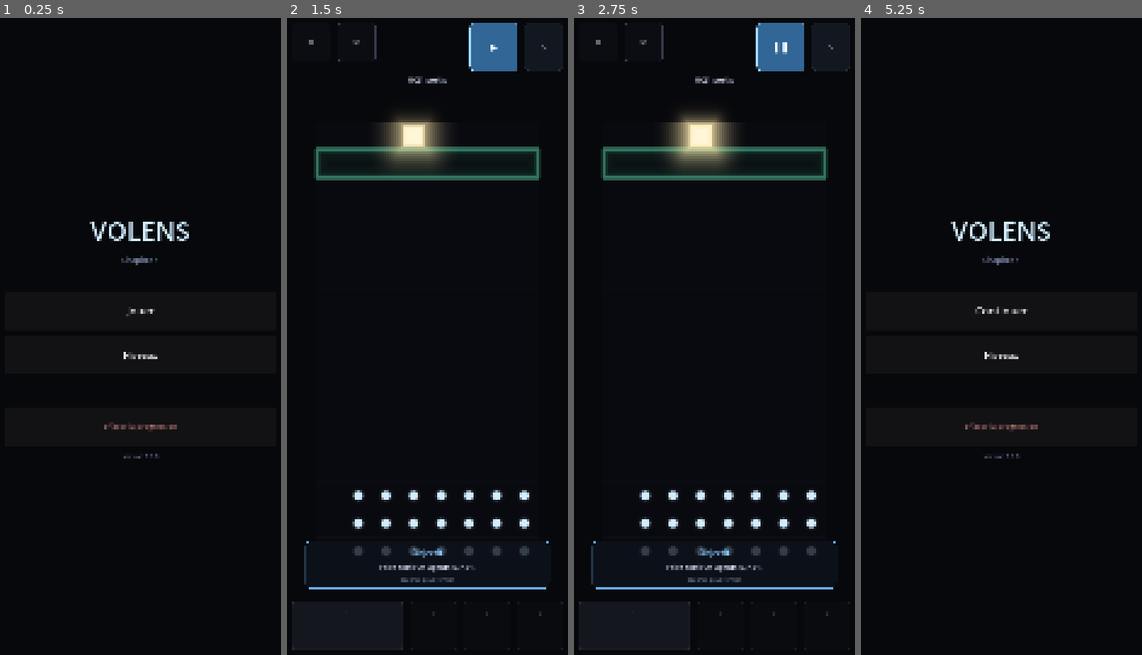
Above: before the commit, frames 1-4 (left to right).
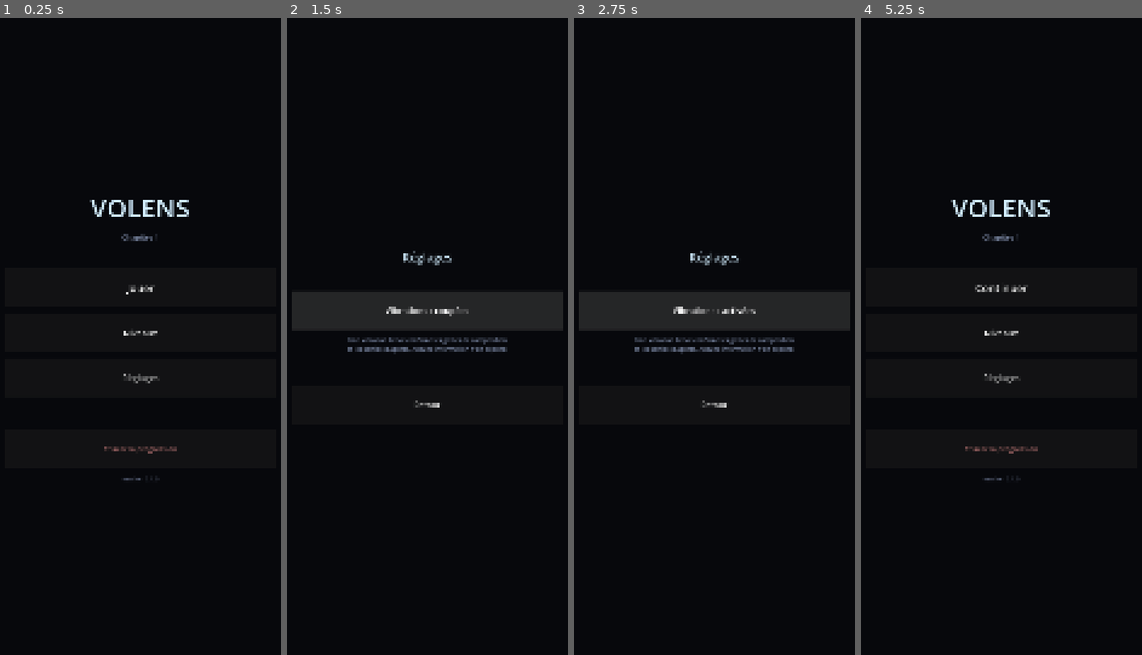
Above: after the commit, the same moments.

Repository: HelloIAmRomain/Volens
Game: Godot game, scene res://game/ui/app.tscn
The game is run twice, just before and just after one commit, with the same random seed, the same clock (stepped at 60 frames per second) and the same inputs.
Inputs (mouse positions are in pixels of both pictures, inside the frame that each line leads up to):
- Up to frame 1 (0.25 s): no input
- Up to frame 2 (1.5 s): click (427, 381) at 0.5 s, where only the run after the commit has a clickable "Réglages"; click (427, 311) at 1.25 s, where only the run after the commit has a clickable "Vibrations : activées"
- Up to frame 3 (2.75 s): click (714, 311) at 2 s, where only the run after the commit has a clickable "Vibrations : coupées"
- Up to frame 4 (5.25 s): click (1001, 406) at 2.75 s, where only the run after the commit has a clickable "Retour"; click (1001, 285) at 3.5 s, where only the run after the commit has a clickable "Jouer"; click "✕" at 4.25 s; click "Retour" at 5 s

The runs differ from the first frame. In frame 1, 2.1% of the frame differs, in the area x 31-68%, y 28-73%; in frame 2, 14%; in frame 3, 14%, in the area x 1-99%, y 0-100%; in frame 4, 2.2%.

Commit message:
fix(ui): slots devient une source de verite unique, et l'haptique se coupe
INVARIANT N.11 : slots se lit par LevelSpec.open_slots(), dans core/, et
nulle part ailleurs. Fermer les rangs excedentaires reglait le cas de
ch1_02 ; ceci regle la classe.

La breche etait plus grave que je ne l'avais dit : si le joueur atteint
un espace non enumere, expected_wins devient FAUX et N_win cesse d'etre
une propriete du niveau. expected_wins = 1 sur ch1_02 veut dire « une
seule pile gagne, et c'est l'ordre qui decide » — toute la lecon tombe
avec le chiffre.

LevelSpec vit dans core/sim/ parce que le validateur (tools/) et le jeu
(game/) n'ont que core/ comme ancetre commun autorise.

Trois tests sur tout le catalogue : les rangs ouverts egalent la
longueur maximale reellement enumeree ; toute pile que l'interface peut
produire appartient a l'espace enumere ; la cle slots ne se lit nulle
part ailleurs.

Haptique : ecran de reglages minimal, un seul reglage. Livrer une
vibration qu'un testeur ne peut pas couper est un defaut, pas un
manque. L'option « desactivee par defaut » est ecartee : elle prive les
testeurs de la seule chose qu'on veut leur faire juger.

Le test de couverture du harnais decouvre desormais les ecrans dans
game/ui/ au lieu de les enumerer a la main — un garde-fou qu'il faut
penser a mettre a jour ne garde rien.

Diff:
--- /dev/null
+++ b/core/sim/level_spec.gd
@@ -0,0 +1,39 @@
+class_name LevelSpec
+extends RefCounted
+## SOURCE DE VÉRITÉ UNIQUE des contraintes qu'un niveau impose à la pile.
+##
+## POURQUOI CE FICHIER EXISTE, et pourquoi il est dans `core/`.
+##
+## `slots` était lu à deux endroits : le validateur, pour énumérer l'espace
+## des piles, et l'écran de jeu, pour ouvrir des rangs. Deux lectures, donc
+## deux vérités possibles — et c'est arrivé : l'écran offrait quatre rangs sur
+## un niveau qui en déclare deux.
+##
+## LA BRÈCHE N'EST PAS COSMÉTIQUE. Si le joueur atteint une pile que le
+## validateur n'a jamais énumérée, alors `expected_wins` ne décrit plus ce que
+## le joueur peut faire : **N_win cesse d'être une propriété du niveau** pour
+## devenir une propriété d'un sous-ensemble arbitraire. `expected_wins = 1`
+## sur ch1_02 signifie « une seule pile gagne, et c'est la leçon » — la
+## phrase devient fausse dès qu'une pile non comptée existe. Ce n'est pas un
+## défaut d'affichage : c'est la leçon du niveau qui s'effondre.
+##
+## D'où l'unique lecture. Le validateur vit dans `tools/`, le jeu dans
+## `game/`, et ces deux-là n'ont qu'un ancêtre commun autorisé : `core/`
+## (règles de dépendance 3 et 4, docs/ARCHITECTURE.md). C'est donc ici, et nulle part
+## ailleurs, que `slots` se lit.
+##
+## `core/sim/` porte déjà le schéma des données de niveau — `SimCore.load_level`
+## en consomme le même dictionnaire. Le fichier n'importe rien, ne lit aucun
+## fichier, ne contient ni flottant ni horloge : les invariants de pureté
+## tiennent.
+
+## Plafond absolu de la pile [RG-05]. Aucun niveau ne peut en offrir plus.
+const MAX_SLOTS := 4
+
+## Nombre de rangs qu'un niveau OUVRE réellement.
+##
+## Sans clé `slots`, on retombe sur le plafond — c'est le comportement
+## historique, et il reste juste : un niveau qui ne déclare rien offre la pile
+## entière, et le validateur énumère la pile entière.
+static func open_slots(level_data: Dictionary) -> int:
+	return clampi(int(level_data.get("slots", MAX_SLOTS)), 1, MAX_SLOTS)
--- a/game/bench/screenshots.gd
+++ b/game/bench/screenshots.gd
@@ -61,6 +61,11 @@
 	_app._open_select()
 	await _shot("02-selecteur")
 
+	# Réglages : un seul réglage, et il doit se lire dans le TEXTE (ENF-20).
+	_app._open_menu()
+	_app._open_settings()
+	await _shot("10-reglages")
+
 	var game := _app._open_game("ch1_01", false)
 	await _shot("03-objectif-ouverture")
 	game._hide_objective_panel()
--- a/game/ui/app.gd
+++ b/game/ui/app.gd
@@ -9,7 +9,7 @@
 ## l'application. Au lancement, une session valide rouvre directement le
 ## niveau, **en pause**, au tick exact : aucun écran intermédiaire.
 
-enum Screen { MENU, SELECT, GAME, SUMMARY }
+enum Screen { MENU, SELECT, GAME, SUMMARY, SETTINGS }
 
 var progress: Progress
 var session: Session
@@ -56,12 +56,19 @@
 	var menu := MenuScreen.new()
 	menu.play_requested.connect(_on_play_requested)
 	menu.select_requested.connect(_open_select)
+	menu.settings_requested.connect(_open_settings)
 	menu.reset_requested.connect(_on_reset_requested)
 	# L'écran entre dans l'arbre AVANT d'être configuré : des ancres posées
 	# hors de l'arbre sont perdues, et le contenu retombe sur sa taille
 	# minimale — d'où une colonne collée en haut à gauche.
 	_swap(menu, Screen.MENU)
 	menu.setup(progress, session)
+
+func _open_settings() -> void:
+	var screen := SettingsScreen.new()
+	screen.back_requested.connect(_open_menu)
+	_swap(screen, Screen.SETTINGS)
+	screen.setup(settings)
 
 func _open_select() -> void:
 	var select := LevelSelectScreen.new()
--- a/game/ui/game_screen.gd
+++ b/game/ui/game_screen.gd
@@ -82,7 +82,9 @@
 	_allowed = []
 	for v in level_data.get("allowed_rules", [1]):
 		_allowed.append(int(v))
-	_open_slots = clampi(int(level_data.get("slots", UiMetrics.SLOT_COUNT)), 1, UiMetrics.SLOT_COUNT)
+	# LECTURE UNIQUE, partagée avec le validateur (`LevelSpec`). Toute autre
+	# lecture de la clé `slots` est un défaut : voir invariant n°11.
+	_open_slots = LevelSpec.open_slots(level_data)
 	for i in range(_slots.size()):
 		_slots[i].set_locked(i >= _open_slots)
 	_stack = []
--- a/game/ui/menu_screen.gd
+++ b/game/ui/menu_screen.gd
@@ -1,12 +1,16 @@
 class_name MenuScreen
 extends Control
-## Menu principal : titre, Jouer / Continuer, numéro de version, remise à
-## zéro. **Rien d'autre** — le périmètre est fermé (carnet, 6 août 2026).
+## Menu principal : titre, Jouer / Continuer, Niveaux, Réglages, numéro de
+## version, remise à zéro. **Rien d'autre** — le périmètre est fermé
+## (carnet, 6 août 2026). « Réglages » y entre le 8 août pour une seule
+## raison : ENF-24 exige que le retour haptique soit désactivable, et il ne
+## l'était pas. Une exigence, pas un élargissement.
 ##
 ## Aucun compteur culpabilisant, aucun badge d'appel (P2).
 
 signal play_requested
 signal select_requested
+signal settings_requested
 signal reset_requested
 
 var _progress: Progress
@@ -56,6 +60,10 @@
 	levels.pressed.connect(func() -> void: select_requested.emit())
 	column.add_child(levels)
 
+	var settings := _make_button("Réglages", 32)
+	settings.pressed.connect(func() -> void: settings_requested.emit())
+	column.add_child(settings)
+
 	column.add_child(_spacer(UiMetrics.GAP * 3))
 
 	_reset_button = _make_button("Effacer la progression", 26)
--- /dev/null
+++ b/game/ui/settings_screen.gd
@@ -0,0 +1,94 @@
+class_name SettingsScreen
+extends Control
+## Réglages — **un seul réglage pour l'instant**, et c'est délibéré.
+##
+## POURQUOI CET ÉCRAN EXISTE MAINTENANT. Le retour haptique était implémenté,
+## persistant, et **impossible à couper depuis le jeu**. Livrer une vibration
+## qu'un testeur ne peut pas arrêter n'est pas une fonctionnalité incomplète :
+## c'est un défaut. ENF-24 exige « présent mais désactivable » — la seconde
+## moitié n'était pas rendue.
+##
+## L'autre issue était de désactiver l'haptique par défaut jusqu'à ce qu'un
+## écran existe. Écartée : elle prive les testeurs de la seule chose qu'on
+## veut leur faire juger. On rend donc le réglage, pas le silence.
+##
+## RIEN D'AUTRE N'ENTRE ICI sans demande explicite. Le mouvement réduit
+## (ENF-23) est déjà porté par `Settings` et honoré par les shaders, mais il
+## n'est pas exposé : un écran de réglages qui grossit tout seul est la porte
+## d'entrée habituelle du sentiment de configuration obligatoire (P2).
+
+signal back_requested
+
+var _settings: Settings
+var _toggle: Button
+
+func setup(settings: Settings) -> void:
+	_settings = settings
+	_build()
+
+func _build() -> void:
+	set_anchors_and_offsets_preset(Control.PRESET_FULL_RECT)
+
+	var column := VBoxContainer.new()
+	column.alignment = BoxContainer.ALIGNMENT_CENTER
+	column.add_theme_constant_override("separation", int(UiMetrics.GAP))
+	add_child(column)
+	column.set_anchors_and_offsets_preset(Control.PRESET_FULL_RECT,
+		Control.PRESET_MODE_MINSIZE, int(UiMetrics.MARGIN))
+
+	var title := Label.new()
+	title.text = "Réglages"
+	title.horizontal_alignment = HORIZONTAL_ALIGNMENT_CENTER
+	title.add_theme_font_size_override("font_size", 44)
+	title.add_theme_color_override("font_color", ViewPalette.AGENT_PLAIN)
+	column.add_child(title)
+
+	column.add_child(_spacer(UiMetrics.GAP * 2))
+
+	_toggle = Button.new()
+	_toggle.custom_minimum_size = Vector2(UiMetrics.MIN_TOUCH_TARGET, UiMetrics.MIN_TOUCH_TARGET)
+	_toggle.add_theme_font_size_override("font_size", 32)
+	_toggle.pressed.connect(_on_toggle)
+	column.add_child(_toggle)
+
+	var note := Label.new()
+	note.text = "Une vibration brève confirme les gestes de composition\net les sorties d'agents. Aucune information n'en dépend."
+	note.horizontal_alignment = HORIZONTAL_ALIGNMENT_CENTER
+	note.autowrap_mode = TextServer.AUTOWRAP_WORD_SMART
+	note.add_theme_font_size_override("font_size", 22)
+	note.add_theme_color_override("font_color", Color(0.48, 0.53, 0.64))
+	column.add_child(note)
+
+	column.add_child(_spacer(UiMetrics.GAP * 3))
+
+	var back := Button.new()
+	back.text = "Retour"
+	back.custom_minimum_size = Vector2(UiMetrics.MIN_TOUCH_TARGET, UiMetrics.MIN_TOUCH_TARGET)
+	back.add_theme_font_size_override("font_size", 30)
+	back.pressed.connect(func() -> void: back_requested.emit())
+	column.add_child(back)
+
+	_refresh()
+
+func _on_toggle() -> void:
+	_settings.set_haptics(not _settings.haptics)
+	_refresh()
+	# Le réglage se PROUVE au doigt : allumer déclenche une impulsion,
+	# éteindre n'en déclenche aucune. C'est la seule façon de vérifier un
+	# retour haptique sans notice.
+	if _settings.haptics:
+		Haptics.select()
+
+func _refresh() -> void:
+	if _toggle == null:
+		return
+	# L'état se lit dans le TEXTE, pas dans une nuance de fond : ENF-20
+	# interdit qu'une information tienne à la seule couleur.
+	_toggle.text = "Vibrations : activées" if _settings.haptics else "Vibrations : coupées"
+	_toggle.add_theme_color_override("font_color",
+		ViewPalette.AGENT_PLAIN if _settings.haptics else Color(0.55, 0.59, 0.68))
+
+func _spacer(height: float) -> Control:
+	var c := Control.new()
+	c.custom_minimum_size = Vector2(0, height)
+	return c
--- a/game/ui/ui_metrics.gd
+++ b/game/ui/ui_metrics.gd
@@ -46,7 +46,10 @@
 
 const MARGIN := 36.0
 const GAP := 24.0
-const SLOT_COUNT := 4  # RG-05 : la pile compte quatre emplacements
+## RG-05. Dérivé, jamais redéclaré : `LevelSpec` fixe le plafond, et une
+## interface qui compterait ses rangs autrement rouvrirait la brèche que
+## l'invariant n°11 vient de fermer.
+const SLOT_COUNT := LevelSpec.MAX_SLOTS
 
 ## Marges de zone sûre (encoches, barre gestuelle). Sur ordinateur la zone
 ## sûre couvre toute la fenêtre : la fonction est alors sans effet.
--- a/tests/ui/test_screen_layout.gd
+++ b/tests/ui/test_screen_layout.gd
@@ -70,6 +70,14 @@
 	await _settle()
 	_assert_fills(screen, "SummaryScreen (défaite)")
 
+func test_settings_screen_fills_its_parent() -> void:
+	var host := _host()
+	var screen := SettingsScreen.new()
+	host.add_child(screen)
+	screen.setup(Settings.new())
+	await _settle()
+	_assert_fills(screen, "SettingsScreen")
+
 func test_game_screen_fills_its_parent() -> void:
 	var host := _host()
 	var screen := GameScreen.new()
@@ -81,13 +89,48 @@
 
 ## Le harnais de captures doit couvrir TOUS les écrans du jeu : c'est lui qui
 ## sert de preuve, il ne peut pas en oublier un.
+##
+## LA LISTE N'EST PLUS ÉCRITE À LA MAIN. Elle l'était, et c'était la même
+## faiblesse que celle qui avait laissé passer l'écran de bilan : un garde-fou
+## qu'il faut penser à mettre à jour ne garde rien. Les écrans sont maintenant
+## DÉCOUVERTS dans `game/ui/`, et tout écran non déclaré ici fait échouer le
+## test — impossible d'en ajouter un en silence.
+const CAPTURE_MARKERS := {
+	"MenuScreen": ["01-menu"],
+	"LevelSelectScreen": ["02-selecteur"],
+	"GameScreen": ["05-nuee"],
+	"SummaryScreen": ["08-bilan", "09-bilan"],
+	"SettingsScreen": ["10-reglages"],
+}
+
+func _declared_screens() -> Array[String]:
+	var found: Array[String] = []
+	var dir := DirAccess.open("res://game/ui")
+	if dir == null:
+		return found
+	dir.list_dir_begin()
+	var entry := dir.get_next()
+	while entry != "":
+		if entry.ends_with(".gd"):
+			var text := FileAccess.get_file_as_string("res://game/ui/" + entry)
+			for line in text.split("\n"):
+				if line.begins_with("class_name ") and line.strip_edges().ends_with("Screen"):
+					found.append(line.substr(11).strip_edges())
+		entry = dir.get_next()
+	dir.list_dir_end()
+	found.sort()
+	return found
+
+func test_every_screen_of_the_game_is_declared_here() -> void:
+	var declared := _declared_screens()
+	assert_gt(declared.size(), 0, "aucun écran découvert — le balayage est cassé")
+	for screen_name in declared:
+		assert_true(CAPTURE_MARKERS.has(screen_name),
+			"%s existe dans game/ui/ mais n'est ni capturé ni déclaré ici" % screen_name)
+
 func test_the_screenshot_harness_covers_every_screen() -> void:
 	var source := FileAccess.get_file_as_string("res://game/bench/screenshots.gd")
-	for screen_name in ["MenuScreen", "LevelSelectScreen", "GameScreen", "SummaryScreen"]:
-		var covered := false
-		match screen_name:
-			"MenuScreen": covered = source.contains("01-menu")
-			"LevelSelectScreen": covered = source.contains("02-selecteur")
-			"GameScreen": covered = source.contains("05-nuee")
-			"SummaryScreen": covered = source.contains("08-bilan") and source.contains("09-bilan")
-		assert_true(covered, "%s n'est pas capturé par le harnais" % screen_name)
+	for screen_name in CAPTURE_MARKERS:
+		for marker in CAPTURE_MARKERS[screen_name]:
+			assert_true(source.contains(String(marker)),
+				"%s n'est pas capturé par le harnais (marqueur « %s » absent)" % [screen_name, marker])
--- /dev/null
+++ b/tests/ui/test_slots_single_source.gd
@@ -0,0 +1,134 @@
+extends GutTest
+## INVARIANT N°11 — `slots` a une source de vérité unique.
+##
+## Pour chaque niveau du catalogue, l'écran de jeu expose **exactement** le
+## nombre de rangs que le validateur énumère. Ni plus, ni moins.
+##
+## CE QUI SE JOUE ICI N'EST PAS COSMÉTIQUE. Le validateur énumère l'espace des
+## piles jusqu'à `slots` et en tire `expected_wins` — le nombre de piles
+## gagnantes. Si l'écran de jeu ouvre un rang de plus, le joueur atteint des
+## piles que personne n'a comptées, et alors :
+##
+##   · `expected_wins = 1` sur ch1_02 devient FAUX. La leçon du niveau —
+##     « une seule pile gagne, et c'est l'ordre qui décide » — ne tient plus.
+##   · N_win cesse d'être une propriété du NIVEAU pour devenir une propriété
+##     d'un sous-ensemble arbitraire de ce que le joueur peut faire. QN-01 et
+##     QN-02, qui raisonnent sur des classes de piles, perdent leur objet.
+##
+## Fermer les rangs excédentaires réglait le cas de ch1_02. Ce test règle la
+## CLASSE : aucun niveau, présent ou futur, ne peut diverger sans le dire.
+
+const RULES_PATH := "res://data/rules.json"
+
+func _params() -> RuleParams:
+	var rules: Variant = JSON.parse_string(FileAccess.get_file_as_string(RULES_PATH))
+	return RuleParams.from_dict(rules if rules is Dictionary else {})
+
+func _playable_levels() -> Array:
+	var out: Array = []
+	for entry in LevelCatalog.LEVELS:
+		if not bool(entry["ready"]):
+			continue
+		var data := LevelCatalog.load_level_data(String(entry["id"]))
+		if not data.is_empty():
+			out.append({"id": String(entry["id"]), "data": data})
+	return out
+
+func test_the_catalogue_actually_has_playable_levels() -> void:
+	# Sans cette garde, tous les tests ci-dessous passeraient à vide le jour
+	# où le catalogue casse — et l'invariant ne serait plus surveillé.
+	assert_gt(_playable_levels().size(), 0,
+		"aucun niveau jouable : les autres tests de ce fichier ne prouveraient rien")
+
+func test_the_game_screen_opens_exactly_the_ranks_the_validator_enumerates() -> void:
+	for level in _playable_levels():
+		var data: Dictionary = level["data"]
+		var screen := GameScreen.new()
+		add_child_autofree(screen)
+		screen.load_level(data, _params(), String(level["id"]))
+
+		# La longueur maximale réellement énumérée par le validateur, mesurée
+		# sur l'énumération elle-même — pas relue dans le fichier de niveau.
+		var allowed: Array[int] = []
+		for v in data.get("allowed_rules", []):
+			allowed.append(int(v))
+		var enumerated := StackEnumerator.enumerate(allowed, LevelSpec.open_slots(data))
+		var longest := 0
+		for stack in enumerated:
+			longest = maxi(longest, (stack as Array).size())
+
+		assert_eq(screen._open_slots, longest,
+			"%s : l'écran ouvre %d rangs, le validateur en énumère %d" % [
+				level["id"], screen._open_slots, longest])
+
+func test_no_reachable_stack_escapes_the_enumerated_space() -> void:
+	# La formulation forte de l'invariant : toute pile que l'interface peut
+	# produire appartient à l'espace énuméré. On la vérifie en remplissant
+	# chaque écran jusqu'à saturation, par le chemin sans glissement.
+	for level in _playable_levels():
+		var data: Dictionary = level["data"]
+		var screen := GameScreen.new()
+		add_child_autofree(screen)
+		screen.load_level(data, _params(), String(level["id"]))
+
+		var allowed: Array[int] = []
+		for v in data.get("allowed_rules", []):
+			allowed.append(int(v))
+		var space := {}
+		for stack in StackEnumerator.enumerate(allowed, LevelSpec.open_slots(data)):
+			space[str(stack)] = true
+
+		# On tente de poser TOUTES les règles autorisées, dans l'ordre, sur
+		# tous les rangs affichés — y compris ceux que le niveau ferme.
+		for rank in range(UiMetrics.SLOT_COUNT):
+			for rule_id in allowed:
+				screen._on_chip_tapped(rule_id)
+				screen._on_slot_tapped(rank)
+		var built: Array[int] = screen._compact_stack()
+		assert_true(space.has(str(built)),
+			"%s : l'interface a produit la pile %s, que le validateur n'énumère pas" % [
+				level["id"], str(built)])
+		assert_lte(built.size(), LevelSpec.open_slots(data),
+			"%s : pile de %d règles pour %d rangs déclarés" % [
+				level["id"], built.size(), LevelSpec.open_slots(data)])
+
+func test_slots_is_read_in_exactly_one_place() -> void:
+	# Garde LEXICALE, la seule qui empêche la brèche de se rouvrir par une
+	# relecture ailleurs. `LevelSpec` a le droit de connaître la clé ; le
+	# convertisseur `.lvl` aussi, parce qu'il la PARSE depuis un en-tête texte
+	# au lieu de la consommer. Personne d'autre.
+	#
+	# Les rapports du validateur PORTENT une clé `slots` : les lire n'est pas
+	# lire un niveau. Ils y accèdent donc par indexation directe, ce qui les
+	# distingue lexicalement d'une lecture de données de niveau — et rend
+	# cette garde utilisable sans exception à rallonge.
+	var allowed_files := [
+		"res://core/sim/level_spec.gd",
+		"res://tools/lvl/lvl_parser.gd",
+	]
+	var offenders: Array[String] = []
+	for path in _all_gd_files("res://core") + _all_gd_files("res://game") + _all_gd_files("res://tools"):
+		if allowed_files.has(path):
+			continue
+		var text := FileAccess.get_file_as_string(path)
+		if text.contains("get(\"slots\""):
+			offenders.append(path)
+	assert_eq(offenders, [] as Array[String],
+		"la clé `slots` doit se lire par LevelSpec.open_slots() et nulle part ailleurs")
+
+func _all_gd_files(dir_path: String) -> Array[String]:
+	var out: Array[String] = []
+	var dir := DirAccess.open(dir_path)
+	if dir == null:
+		return out
+	dir.list_dir_begin()
+	var entry := dir.get_next()
+	while entry != "":
+		var full := dir_path + "/" + entry
+		if dir.current_is_dir():
+			out.append_array(_all_gd_files(full))
+		elif entry.ends_with(".gd"):
+			out.append(full)
+		entry = dir.get_next()
+	dir.list_dir_end()
+	return out
--- a/tools/lvl/lvl_parser.gd
+++ b/tools/lvl/lvl_parser.gd
@@ -212,7 +212,7 @@
 			errors.append("cycle : active=%d invalide (attendu 1 <= active < période %d)" % [active, period])
 
 	var allowed_rules := _parse_allowed_rules(String(header.get("allowed_rules", "")), errors)
-	var slots := int(header.get("slots", "4"))
+	var slots := int(header.get("slots", str(LevelSpec.MAX_SLOTS)))
 	if slots < 1 or slots > StackEnumerator.MAX_SLOTS:
 		errors.append("slots=%d invalide (attendu 1 à %d, RG-05)" % [slots, StackEnumerator.MAX_SLOTS])
 	if max_ticks < 1:
--- a/tools/lvl/run.gd
+++ b/tools/lvl/run.gd
@@ -64,7 +64,7 @@
 
 	var report := ValidateLib.validate_level(level, RuleParams.from_dict(rules_data), min_period)
 	var summary: Dictionary = report["summary"]
-	print("piles simulées   : %d (slots : %d)" % [summary["n_stacks"], summary.get("slots", 4)])
+	print("piles simulées   : %d (slots : %d)" % [summary["n_stacks"], (int(summary["slots"]) if summary.has("slots") else LevelSpec.MAX_SLOTS)])
 	print("piles gagnantes  : %d / %d (%d %%)" % [summary["n_win"], summary.get("n_total", 0), summary.get("win_ratio_percent", 0)])
 	if int(summary.get("expected_wins", -1)) >= 0:
 		print("fiche            : attendu %d, constaté %d" % [summary["expected_wins"], summary["n_win"]])
--- a/tools/validate/run.gd
+++ b/tools/validate/run.gd
@@ -40,7 +40,7 @@
 	_write_json(out_dir + "/" + level_name + ".summary.json", summary)
 
 	print("Volens validate v1 — %s" % level_name)
-	print("piles simulées   : %d (attendu : %d, slots : %d)" % [summary["n_stacks"], summary["expected_stacks"], summary.get("slots", 4)])
+	print("piles simulées   : %d (attendu : %d, slots : %d)" % [summary["n_stacks"], summary["expected_stacks"], (int(summary["slots"]) if summary.has("slots") else LevelSpec.MAX_SLOTS)])
 	print("piles gagnantes  : %d / %d (%d %%), en %d classe(s) structurelle(s)" % [summary["n_win"], summary.get("n_total", summary["n_stacks"]), summary.get("win_ratio_percent", 0), summary["n_win_classes"]])
 	if int(summary.get("expected_wins", -1)) >= 0:
 		print("fiche            : attendu %d, constaté %d" % [summary["expected_wins"], summary["n_win"]])
--- a/tools/validate/stack_enumerator.gd
+++ b/tools/validate/stack_enumerator.gd
@@ -11,7 +11,10 @@
 ## autorisées : P(12,0..4) = 1 + 12 + 132 + 1320 + 11880 = 13 345 piles —
 ## l'ordre de grandeur du DCT §8.3.
 
-const MAX_SLOTS: int = 4  # RG-05 : la pile compte quatre emplacements
+## Plafond RG-05. Repris de `LevelSpec`, qui en est la source de vérité
+## unique — le validateur et l'écran de jeu doivent compter les mêmes rangs
+## (invariant n°11, docs/ARCHITECTURE.md).
+const MAX_SLOTS: int = LevelSpec.MAX_SLOTS
 
 ## `max_len` : nombre d'emplacements offerts par le niveau (`slots`,
 ## CDC §12.2.1) — N_total dépend de allowed_rules ET de slots. La pile
--- a/tools/validate/validate_lib.gd
+++ b/tools/validate/validate_lib.gd
@@ -226,8 +226,10 @@
 		allowed.append(int(v))
 
 	# Emplacements offerts par le niveau (CDC §12.2.1) : borne l'énumération.
-	# Sans clé `slots`, comportement historique (4, plafond RG-05).
-	var slots := clampi(int(level_data.get("slots", StackEnumerator.MAX_SLOTS)), 1, StackEnumerator.MAX_SLOTS)
+	# LECTURE UNIQUE — `LevelSpec` est la seule à connaître la clé `slots`.
+	# L'écran de jeu lit la même fonction : l'espace que le joueur peut
+	# atteindre et celui que l'on énumère ne peuvent plus diverger.
+	var slots := LevelSpec.open_slots(level_data)
 
 	# Contrôles structurels — avant toute énumération (revue S3).
 	var structural_errors: Array[String] = []
Not shown, added: core/sim/level_spec.gd.uid
Not shown, added: game/ui/settings_screen.gd.uid
Not shown, added: tests/ui/test_slots_single_source.gd.uid
Not shown, changed: docs/carnet_de_bord.md
